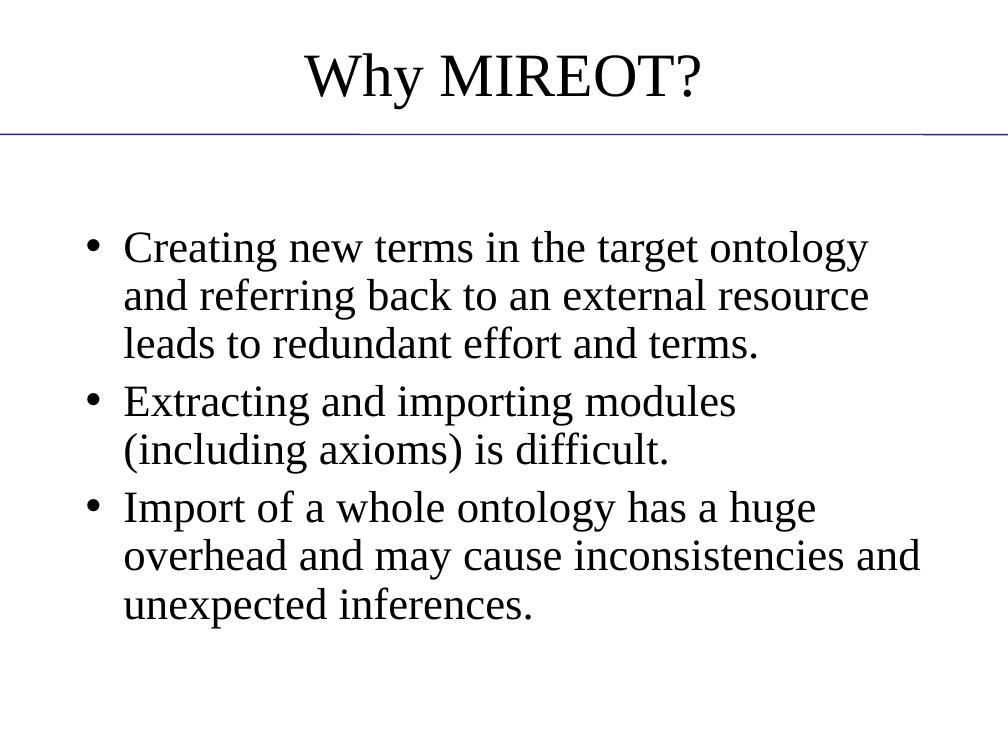
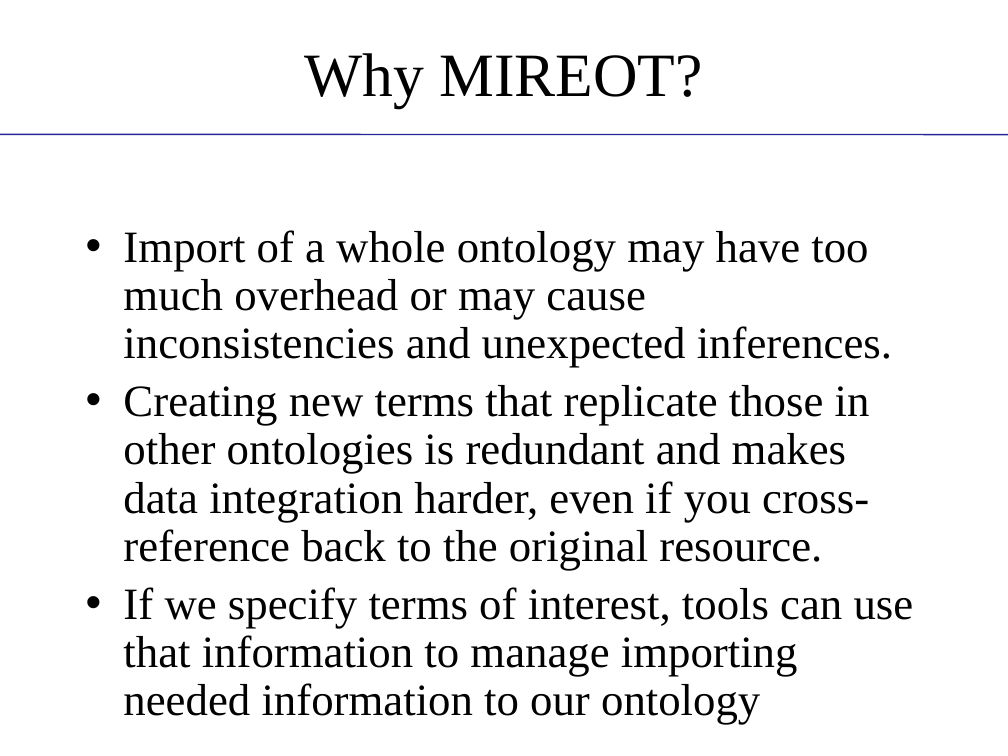
Before and after one commit to obi-ontology/obi-legacy-svn, a slide deck: slide 3 of trunk/docs/presentations/OBI tutorial July 2011 ICBO/MIREOT-View.pptx. Drawn at 1008x756 pixels with LibreOffice and Linux fonts; fonts in the diff are those of the drawing; background and template pictures are left out. Boxes give left, top, right and bottom in pixels: in the first picture for what was removed or moved away, otherwise in the second. Text is boxed around its words. In the diff, an @@ line names an element or a change of style, - is before the commit and + after.

Commit message:
Corrected typos, clarified some points, added citation to paper, removed 'easy to use' - let people decide that themselves, adjusted acknowlegements, changed 'all axioms' to 'axioms', removed science commons logo

```diff
--- a/trunk/docs/presentations/OBI tutorial July 2011 ICBO/MIREOT-View.pptx
+++ b/trunk/docs/presentations/OBI tutorial July 2011 ICBO/MIREOT-View.pptx
@@ text at <box>123,230,914,677</box>: text changed @@
-• Creating new terms in the target ontology and referring back to an external resource leads to redundant effort and terms.
-• Extracting and importing modules (including axioms) is difficult.
-• Import of a whole ontology has a huge overhead and may cause inconsistencies and unexpected inferences.
+• Import of a whole ontology may have too much overhead or may cause inconsistencies and unexpected inferences.
+• Creating new terms that replicate those in other ontologies is redundant and makes data integration harder, even if you cross-reference back to the original resource.
+• If we specify terms of interest, tools can use that information to manage importing needed information to our ontology
```
Also in this commit, not shown: 12 other slides changed.
